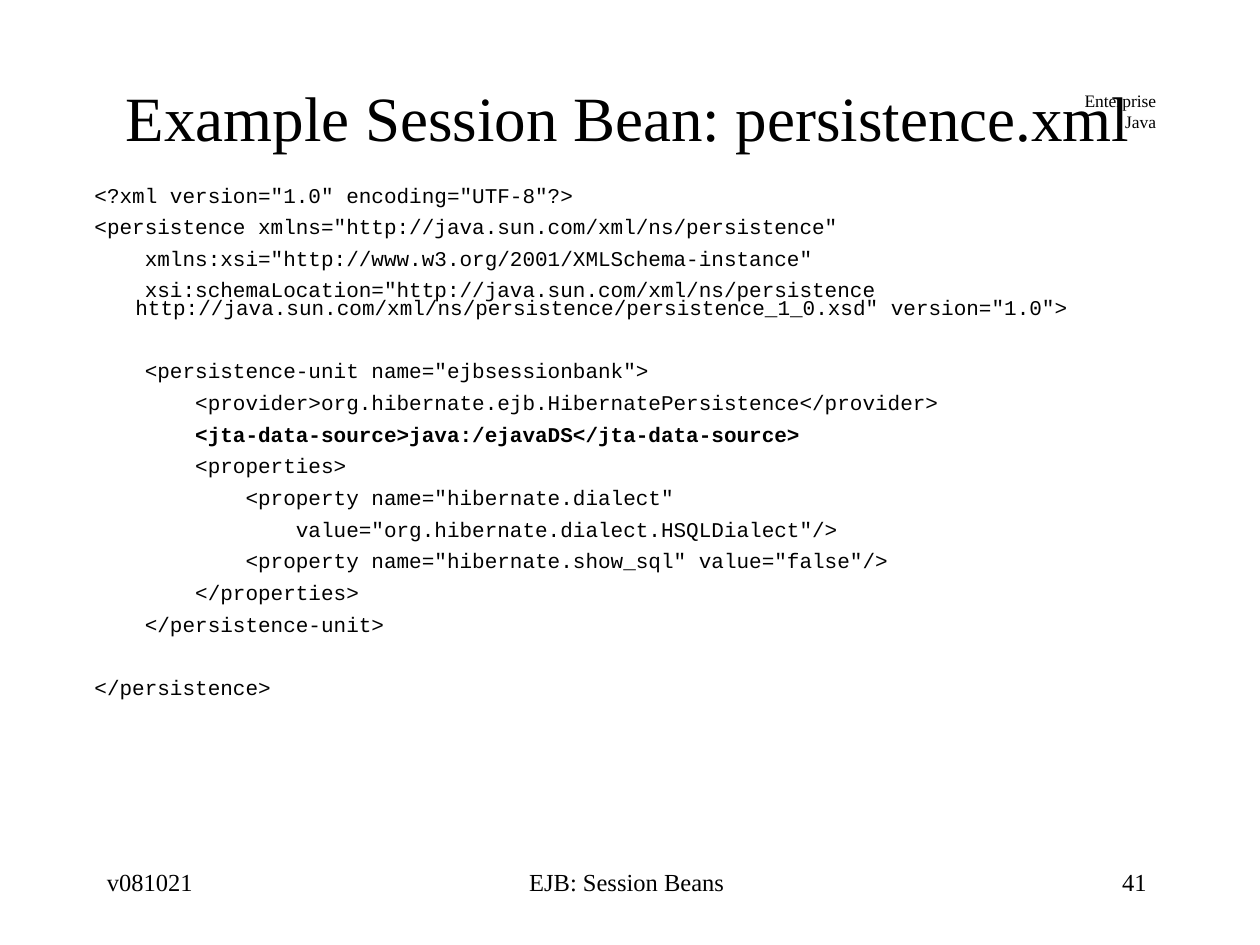
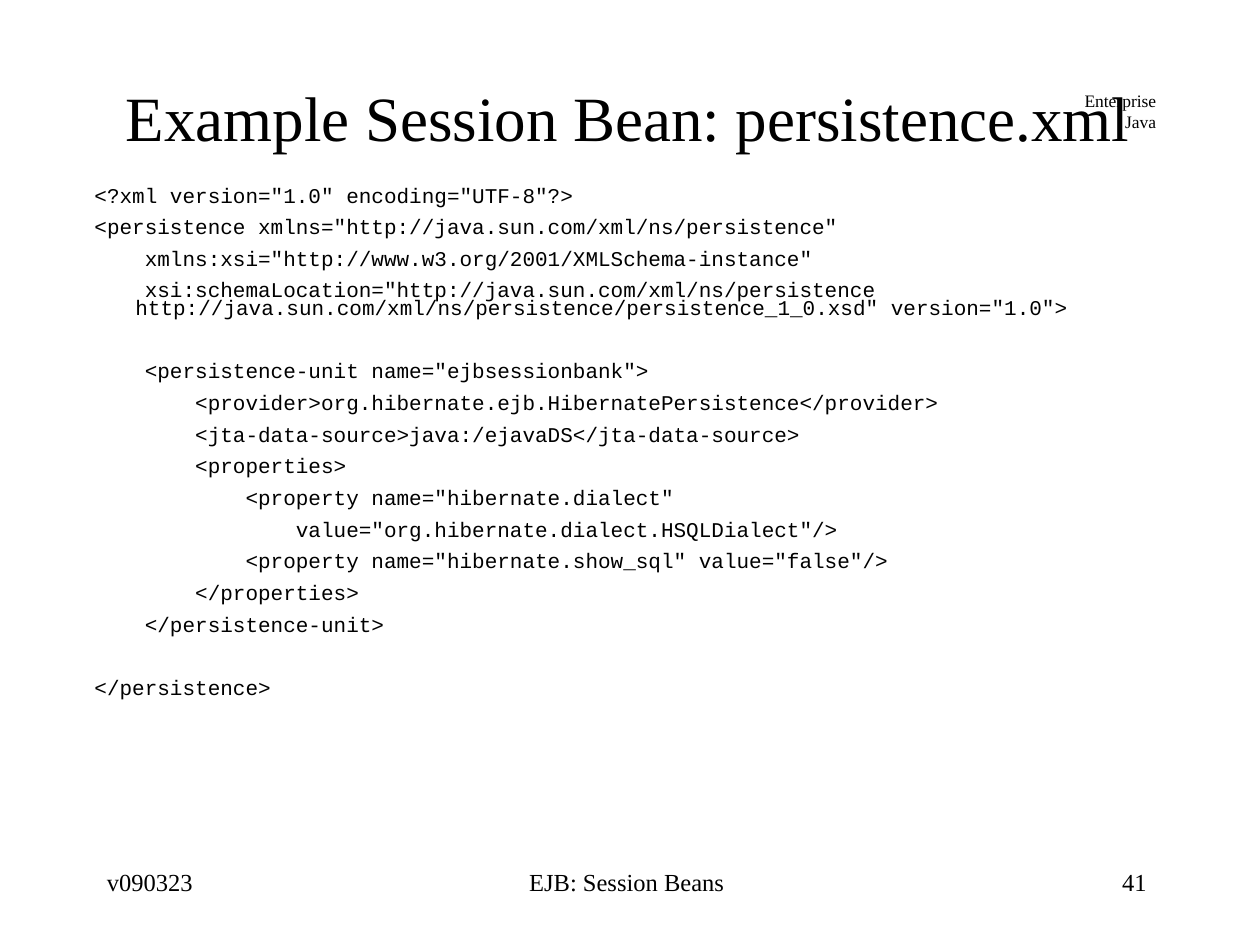
Before and after one commit to jcstaff/ejava-javaee, a slide deck: slide 41 of ejbsessionBank/src/site/resources/lectures/ejbSession.ppt. Drawn at 1260x945 pixels with LibreOffice and Linux fonts; fonts in the diff are those of the drawing. Boxes give left, top, right and bottom in pixels: in the first picture for what was removed or moved away, otherwise in the second. Text is boxed around its words. In the diff, an @@ line names an element or a change of style, - is before the commit and + after.

```diff
--- a/ejbsessionBank/src/site/resources/lectures/ejbSession.ppt
+++ b/ejbsessionBank/src/site/resources/lectures/ejbSession.ppt
@@ text at bbox=[195, 427, 799, 447]: bold off in "<jta-data-source>java:/ejavaDS</jta-data-source>" @@
@@ text at bbox=[107, 874, 193, 892]: text changed @@
-v081021
+v090323
```
Also in this commit, not shown: 74 other slides changed, 2 other files.
